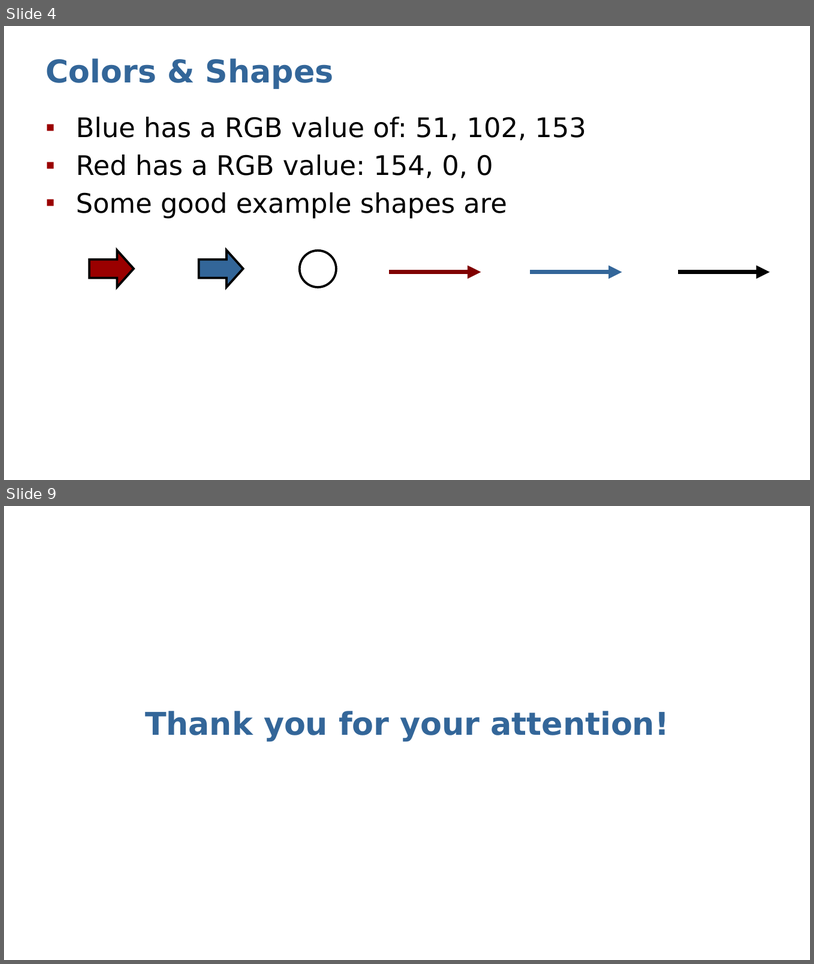
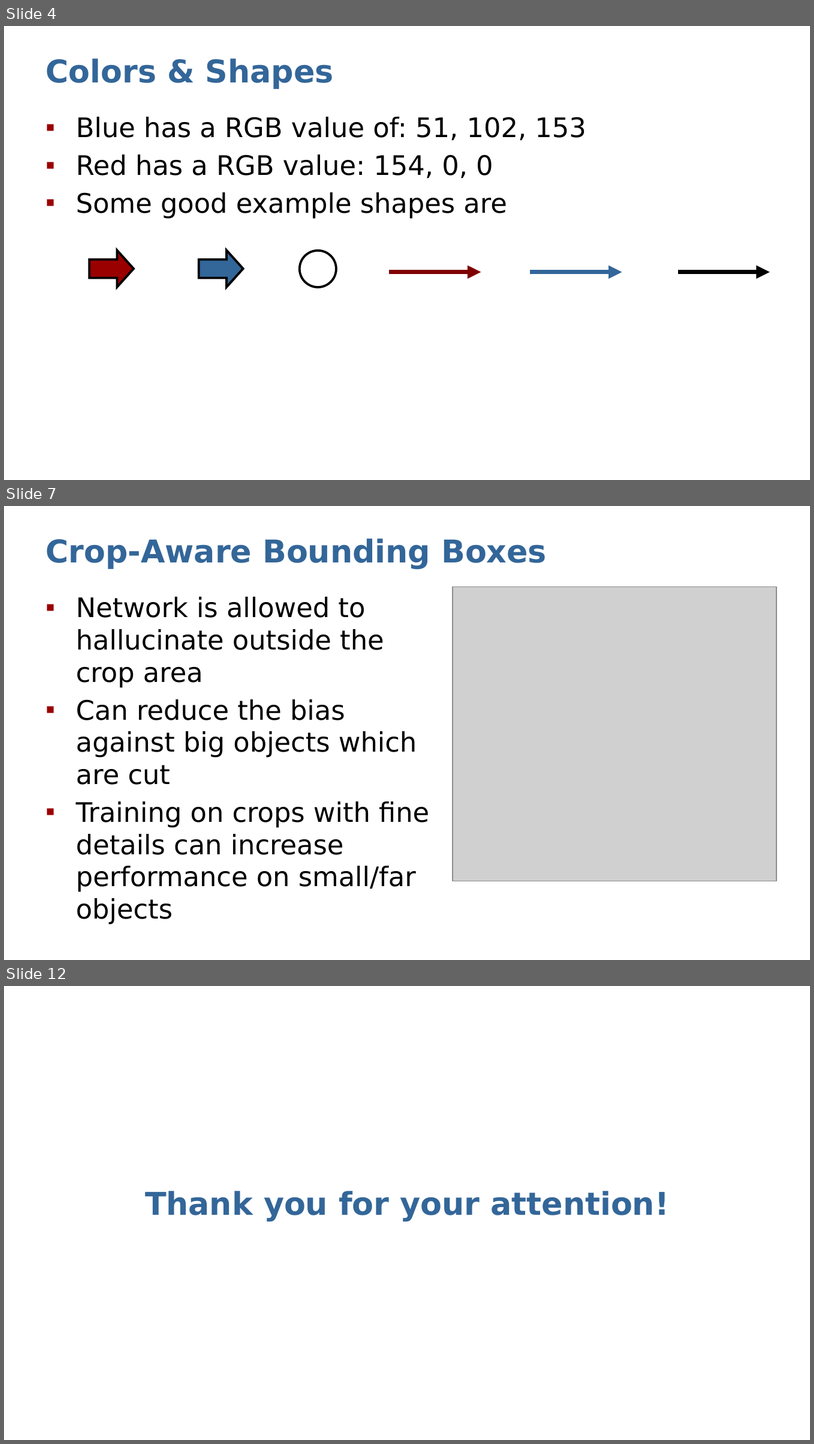
Before and after one commit to Dystron/Forked_EfficientPS, a slide deck: Crop-Aware Panoptic Segmentation.pptx. Shown one above the other, each under a label of ours: slides 4 and 9 before the commit, slides 4, 7 and 12 after it; the slides between them are not shown. The pictures are 814x964 and 814x1444 pixels, drawn with LibreOffice and Linux fonts; fonts in the diff are those of the drawing; grey boxes stand for pictures. Boxes give left, top, right and bottom in pixels: in the first picture for what was removed or moved away, otherwise in the second. Text is boxed around its words. In the diff, an @@ line names an element or a change of style, - is before the commit and + after.

```diff
--- a/Crop-Aware Panoptic Segmentation.pptx
+++ b/Crop-Aware Panoptic Segmentation.pptx
@@ slide 7 added at [4,506,810,960], background #FFFFFF @@
@@ title added at [45,538,547,569], 28 pt, text #336699, bold @@
+Crop-Aware Bounding Boxes
@@ picture added at [453,586,777,880] @@
@@ text added at [76,597,429,924], 24 pt, text #000000 @@
+▪ Network is allowed to hallucinate outside the crop area
+▪ Can reduce the bias against big objects which are cut
+▪ Training on crops with fine details can increase performance on small/far objects
@@ what was slide 9 is now slide 12 @@
```
Also in this commit, not shown: 3 slides changed, 3 other slides added, 1 slide removed.
